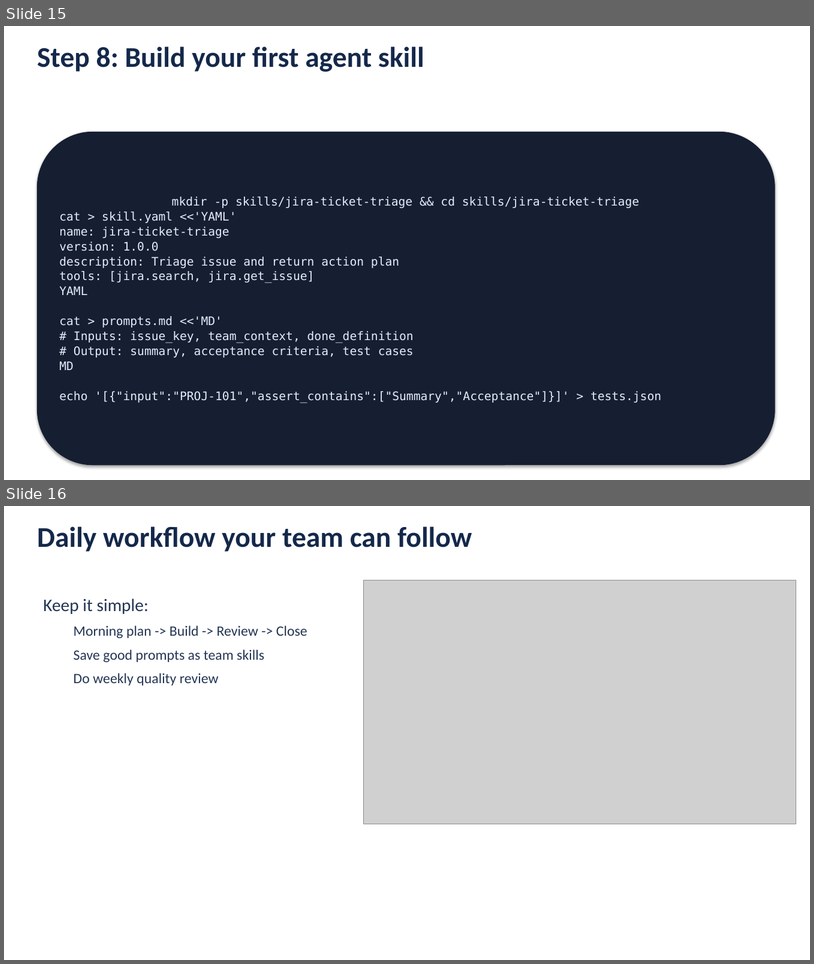
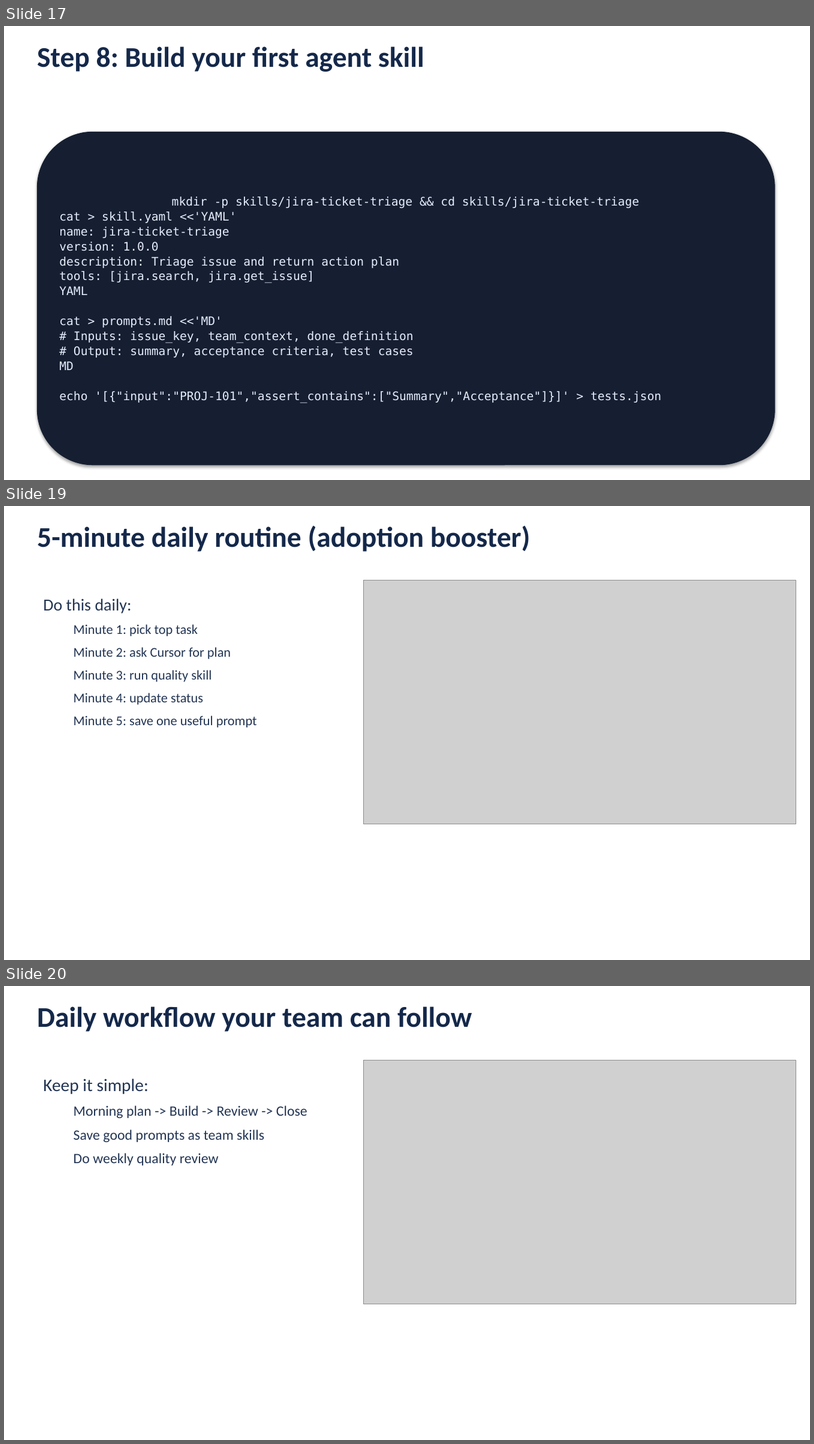
Before and after one commit to hassanahmedfoodservicesdirectunilever/cursor, a slide deck: Solution_Assessment_Cursor_AI_Capabilities_Integration_Review.pptx. Shown one above the other, each under a label of ours: slides 15 and 16 before the commit, slides 17, 19 and 20 after it; the slides between them are not shown. The pictures are 814x964 and 814x1444 pixels, drawn with LibreOffice and Linux fonts; fonts in the diff are those of the drawing; grey boxes stand for pictures. Boxes give left, top, right and bottom in pixels: in the first picture for what was removed or moved away, otherwise in the second. Text is boxed around its words. In the diff, an @@ line names an element or a change of style, - is before the commit and + after.

```diff
--- a/Solution_Assessment_Cursor_AI_Capabilities_Integration_Review.pptx
+++ b/Solution_Assessment_Cursor_AI_Capabilities_Integration_Review.pptx
@@ slide 19 added at [4,506,810,960], background #FFFFFF @@
@@ text added at [37,526,530,552], 34 pt, text #14284A, bold @@
+5-minute daily routine (adoption booster)
@@ picture added at [364,580,797,823] @@
@@ text added at [43,598,257,727], 16 pt, text #233554 @@
+Do this daily:
+  Minute 1: pick top task
+  Minute 2: ask Cursor for plan
+  Minute 3: run quality skill
+  Minute 4: update status
+  Minute 5: save one useful prompt
@@ what was slide 15 is now slide 17 @@
@@ what was slide 16 is now slide 20 @@
```
Also in this commit, not shown: 1 slide changed, 3 other slides added, 6 other files.
